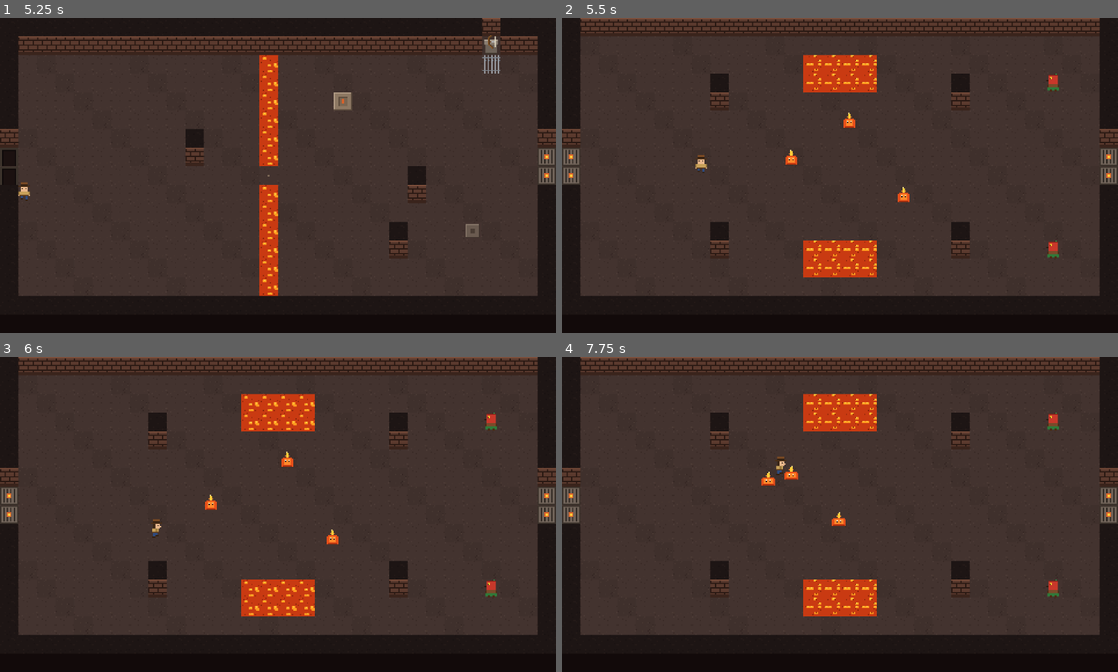
Above: before the commit, frames 1-4 (two rows, left to right).
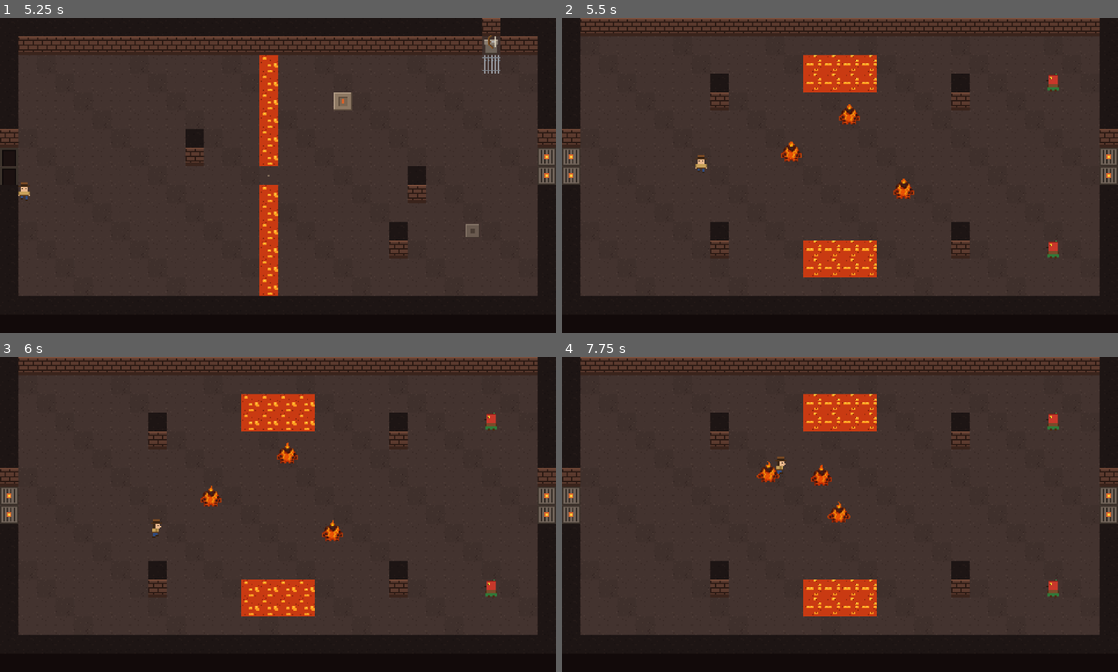
Above: after the commit, the same moments.

Repository: SergioART2023/Devil-s-Peak-Secret---Proyecto-DV
Game: Godot game, scene res://tests/smoke_test.tscn
Two runs of this game, one before a commit and one after it. Both use one fixed random seed, a clock stepped at 60 frames per second and the inputs below. This scene is started directly instead of the project's main scene.
Inputs:
- Up to frame 1 (5.25 s): tap Enter (ui_accept) at 0.5, 0.77, 1.52, 3.02, 3.77, 4.52 s; hold D (move_right) 0.53-1.28 s; tap J (attack) at 0.6, 5.1 s; hold S (move_down) 1.28-2.03 s; tap K (bow) at 1.35 s; hold D (move_right) 2.03-2.78 s; hold E (grab) 2.03-2.78 s; hold W (move_up) 2.78-3.53 s; tap Space at 2.85 s; hold A (move_left) 3.53-5.03 s; tap X at 3.6 s; tap Shift at 4.35 s; hold S (move_down) from 5.03 s (still down)
- Up to frame 2 (5.5 s): keep holding S (move_down)
- Up to frame 3 (6 s): release S (move_down) at 5.78 s; hold D (move_right) from 5.78 s (still down); tap K (bow) at 5.85 s
- Up to frame 4 (7.75 s): tap Enter (ui_accept) at 6.02, 6.77, 7.52 s; release D (move_right) at 6.53 s; hold W (move_up) 6.53-7.28 s; hold E (grab) 6.53-7.28 s; hold D (move_right) from 7.28 s (still down); tap Space at 7.35 s

Frame 1 is identical in both runs. In frame 2, 0.5% of the frame differs, in the area x 39-64%, y 27-59%; in frame 3, 0.5%; in frame 4, 0.6%, in the area x 35-52%, y 33-54%.

Commit message:
feat: Se removio el sprite temporal del slime y se incorporaron los sprites de idle y death del slime de lava

Diff:
--- a/Devil-s-Peak-Secret---Proyecto-DV/project.godot
+++ b/Devil-s-Peak-Secret---Proyecto-DV/project.godot
@@ -1,5 +1,10 @@
 ; Engine configuration file.
-; Proyecto: Devil's Peak Secret - Universidad del Valle (Desarrollo de Videojuegos)
+; It's best edited using the editor UI and not directly,
+; since the parameters that go here are not all obvious.
+;
+; Format:
+;   [section] ; section goes between []
+;   param=value ; assign values to parameters
 
 config_version=5
 
@@ -24,9 +29,9 @@
 
 [rendering]
 
+textures/canvas_textures/default_texture_filter=0
 renderer/rendering_method="gl_compatibility"
 renderer/rendering_method.mobile="gl_compatibility"
-textures/canvas_textures/default_texture_filter=0
+environment/defaults/default_clear_color=Color(0.07, 0.04, 0.04, 1)
 2d/snap/snap_2d_transforms_to_pixel=true
 2d/snap/snap_2d_vertices_to_pixel=true
-environment/defaults/default_clear_color=Color(0.07, 0.04, 0.04, 1)
--- a/Devil-s-Peak-Secret---Proyecto-DV/scenes/enemies/fire_slime.tscn
+++ b/Devil-s-Peak-Secret---Proyecto-DV/scenes/enemies/fire_slime.tscn
@@ -4,7 +4,7 @@
 [ext_resource type="Texture2D" path="res://assets/sprites/enemies/fire_slime.png" id="2_tex"]
 
 [sub_resource type="RectangleShape2D" id="RectangleShape2D_1"]
-size = Vector2(10, 8)
+size = Vector2(14, 8)
 
 [node name="FireSlime" type="CharacterBody2D"]
 collision_layer = 4
@@ -15,8 +15,9 @@
 
 [node name="Sprite2D" type="Sprite2D" parent="."]
 texture = ExtResource("2_tex")
-hframes = 2
+offset = Vector2(0, -4)
+hframes = 12
+vframes = 2
 
 [node name="CollisionShape2D" type="CollisionShape2D" parent="."]
-position = Vector2(0, 3)
 shape = SubResource("RectangleShape2D_1")
--- a/Devil-s-Peak-Secret---Proyecto-DV/scripts/enemy.gd
+++ b/Devil-s-Peak-Secret---Proyecto-DV/scripts/enemy.gd
@@ -65,8 +65,13 @@
 	dead = true
 	set_deferred("collision_layer", 0)
 	died.emit(self)
+	await _death_animation()
+	queue_free()
+
+
+## Animacion de muerte por defecto; los enemigos con hoja propia la sobreescriben.
+func _death_animation() -> void:
 	var tw := create_tween()
 	tw.tween_property(sprite, "scale", Vector2(1.5, 0.1), 0.25)
 	tw.parallel().tween_property(sprite, "modulate:a", 0.0, 0.25)
 	await tw.finished
-	queue_free()
--- a/Devil-s-Peak-Secret---Proyecto-DV/scripts/fire_slime.gd
+++ b/Devil-s-Peak-Secret---Proyecto-DV/scripts/fire_slime.gd
@@ -1,9 +1,14 @@
 class_name FireSlime
 extends Enemy
-## Slime de fuego: deambula y, si ve al jugador, se acerca para atacar.
+## Blob de lava (sin ojos): deambula y, si ve al jugador, se acerca para atacar.
+## Hoja fire_slime.png: 12 columnas x 2 filas de 32x32. Fila 0 = idle (12 frames), fila 1 = muerte (12).
 
 const SPEED := 34.0
 const SIGHT := 120.0
+const COLUMNS := 12
+const IDLE_FPS := 6.0
+const MOVE_FPS := 10.0
+const DEATH_FPS := 12.0
 
 var wander_dir := Vector2.ZERO
 var wander_time := 0.0
@@ -11,14 +16,24 @@
 
 
 func _ai(delta: float) -> void:
-	anim_time += delta
-	sprite.frame = int(anim_time * 4.0) % 2
-	if player != null and player.state != Player.State.DEAD \
-			and global_position.distance_to(player.global_position) < SIGHT:
+	var chasing := player != null and player.state != Player.State.DEAD \
+			and global_position.distance_to(player.global_position) < SIGHT
+	if chasing:
 		velocity = (player.global_position - global_position).normalized() * SPEED
-		return
-	wander_time -= delta
-	if wander_time <= 0.0:
-		wander_time = randf_range(0.8, 1.8)
-		wander_dir = Vector2.from_angle(randf() * TAU) if randf() > 0.35 else Vector2.ZERO
-	velocity = wander_dir * (SPEED * 0.5)
+	else:
+		wander_time -= delta
+		if wander_time <= 0.0:
+			wander_time = randf_range(0.8, 1.8)
+			wander_dir = Vector2.from_angle(randf() * TAU) if randf() > 0.35 else Vector2.ZERO
+		velocity = wander_dir * (SPEED * 0.5)
+	anim_time += delta * (MOVE_FPS if velocity != Vector2.ZERO else IDLE_FPS)
+	sprite.frame = int(anim_time) % COLUMNS
+
+
+func _death_animation() -> void:
+	for i in COLUMNS:
+		sprite.frame = COLUMNS + i      # fila 1 de la hoja
+		await get_tree().create_timer(1.0 / DEATH_FPS).timeout
+	var tw := create_tween()
+	tw.tween_property(sprite, "modulate:a", 0.0, 0.4)
+	await tw.finished
--- a/Devil-s-Peak-Secret---Proyecto-DV/tests/screenshot.gd
+++ b/Devil-s-Peak-Secret---Proyecto-DV/tests/screenshot.gd
@@ -18,7 +18,9 @@
 	get_tree().root.add_child(gs)
 	for id in RoomData.ORDER:
 		gs._load_room(id, "a")
-		gs.player.global_position = gs.room.cell_to_pos(Vector2i(4, 7))
+		gs.player.global_position = gs.room.cell_to_pos(Vector2i(7, 7) if id.begins_with("room_0") and gs.room.data["type"] == "combat" else Vector2i(4, 7))
+		if gs.room.data["type"] == "combat":
+			gs.player.invuln = 99.0
 		gs.hud.set_fade(0.0)
 		await get_tree().create_timer(1.6).timeout
 		get_viewport().get_texture().get_image().save_png(out + "shot_%s.png" % id)
Not shown, added: Devil-s-Peak-Secret---Proyecto-DV/assets/sprites/_source/.gdignore
Binary file added: Devil-s-Peak-Secret---Proyecto-DV/assets/sprites/_source/slime_death_128.png
Binary file added: Devil-s-Peak-Secret---Proyecto-DV/assets/sprites/_source/slime_idle_128.png
Binary file changed: Devil-s-Peak-Secret---Proyecto-DV/assets/sprites/enemies/fire_slime.png
Not shown, changed: Devil-s-Peak-Secret---Proyecto-DV/docs/SPRITES.md
